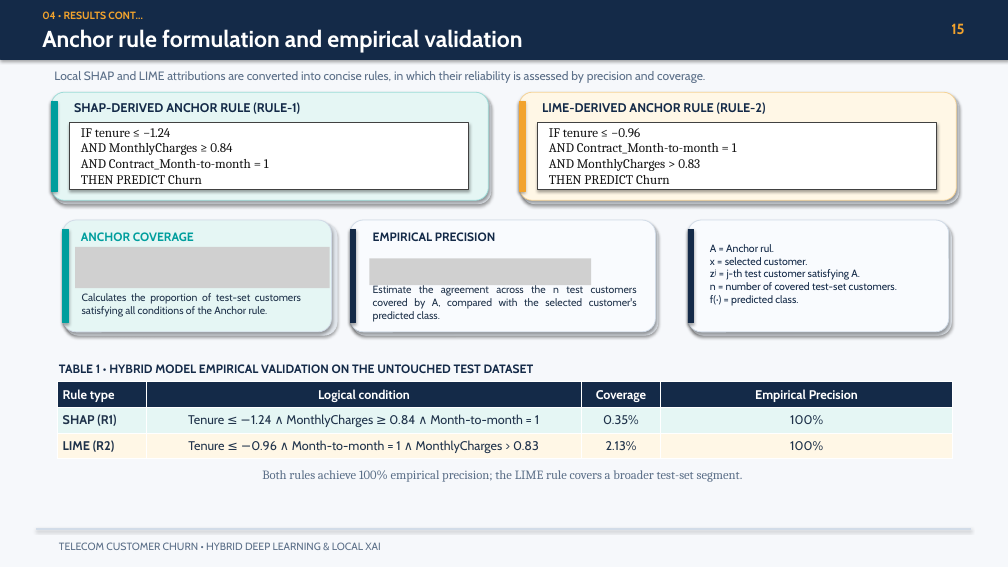
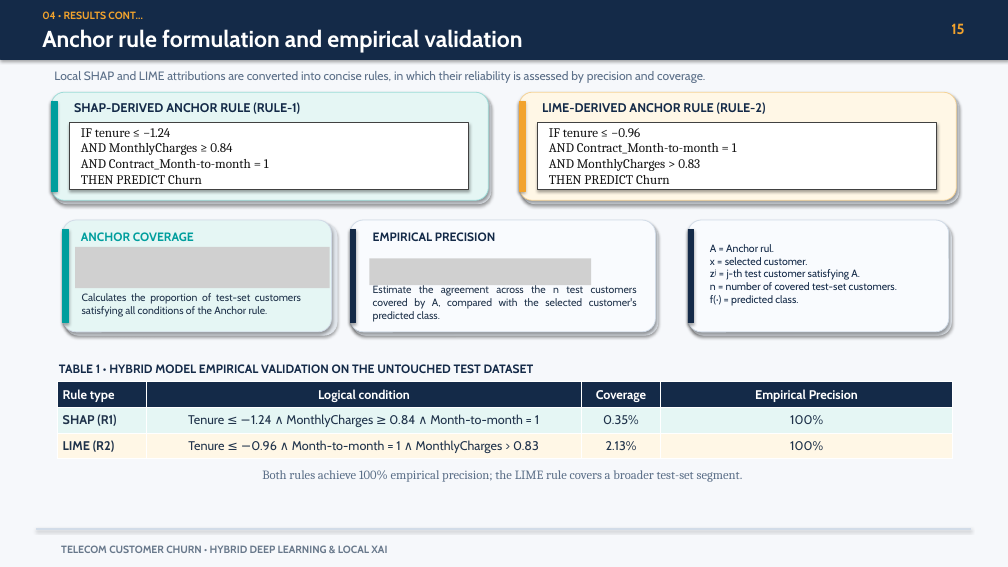
Before and after one commit to FanuelMichael/XAI_course-work, a slide deck: slide 15 of Power-point presentation/Presentation.pptx. Drawn at 1008x567 pixels with LibreOffice and Linux fonts; fonts in the diff are those of the drawing; grey boxes stand for pictures. Boxes give left, top, right and bottom in pixels: in the first picture for what was removed or moved away, otherwise in the second. Text is boxed around its words. In the diff, an @@ line names an element or a change of style, - is before the commit and + after.

```diff
--- a/Power-point presentation/Presentation.pptx
+++ b/Power-point presentation/Presentation.pptx
@@ text "TELECOM CUSTOMER CHURN • HYBRID ..." at [61,545,387,553]: text colour #5B6F88 to #68788B, bold on; more space between paragraphs; vertical alignment middle to top @@
```
Also in this commit, not shown: 17 other slides changed, 2 other files.
